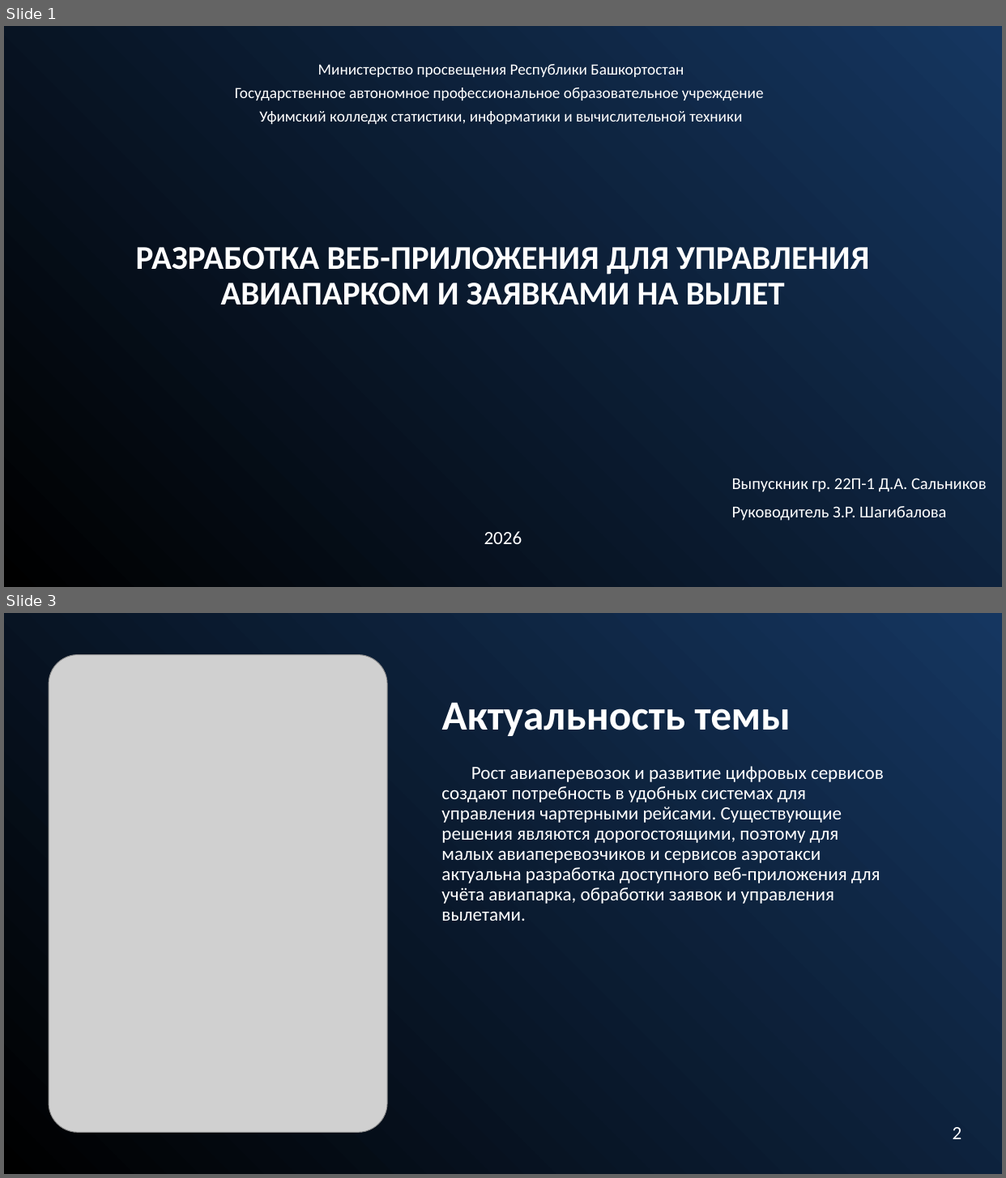
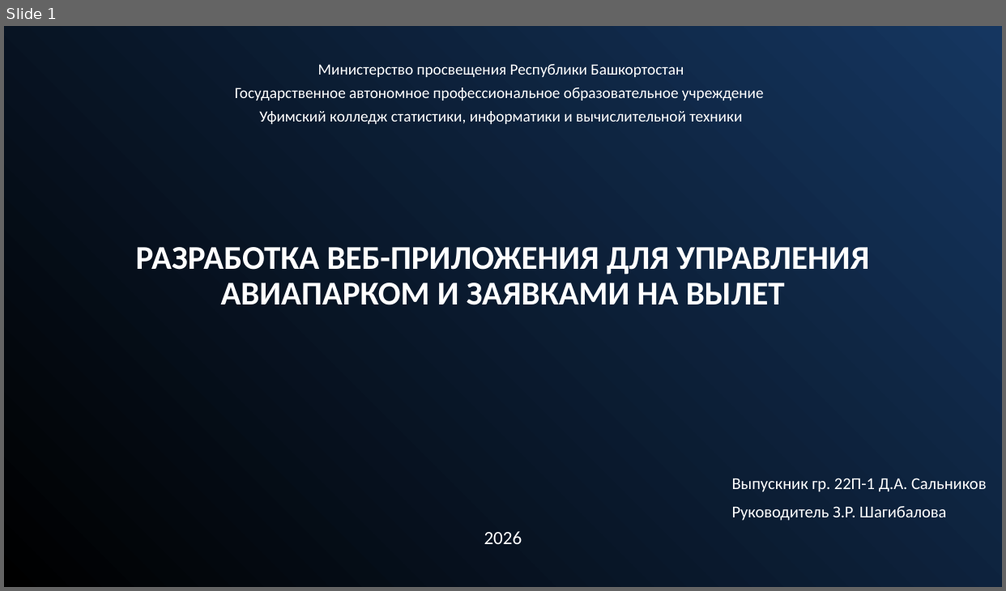
Before and after one commit to Alfamodik/AirCharter, a slide deck: Docs/ВКР/Презентация на защиту диплома.pptx. Shown one above the other, each under a label of ours: slides 1 and 3 before the commit, slide 1 after it; the slides between them are not shown. The pictures are 1006x1178 and 1006x591 pixels, drawn with LibreOffice and Linux fonts; fonts in the diff are those of the drawing; grey boxes stand for pictures. Boxes give left, top, right and bottom in pixels: in the first picture for what was removed or moved away, otherwise in the second. Text is boxed around its words. In the diff, an @@ line names an element or a change of style, - is before the commit and + after.

```diff
--- a/Docs/ВКР/Презентация на защиту диплома.pptx
+++ b/Docs/ВКР/Презентация на защиту диплома.pptx
@@ slide 3 removed at [4,613,1002,1174], background gradient #153660 to #000000 @@
@@ picture removed at [49,655,387,1132] @@
@@ subtitle removed at [442,702,791,736] @@
-Актуальность темы
@@ text removed at [441,766,884,921] @@
-Рост авиаперевозок и развитие цифровых сервисов создают потребность в удобных системах для управления чартерными рейсами. Существующие решения являются дорогостоящими, поэтому для малых авиаперевозчиков и сервисов аэротакси актуальна разработка доступного веб-приложения для учёта авиапарка, обработки заявок и управления вылетами.
@@ text removed at [953,1127,962,1139] @@
-2
```
Also in this commit, not shown: 17 slides changed, 5 slides added, 3 other files.
